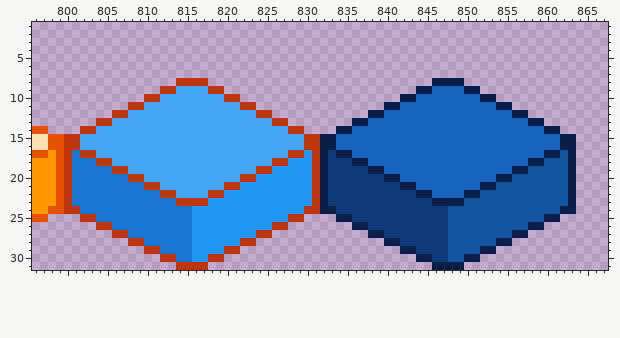
Two states of a pixel-art file, floor-tiles.aseprite. The picture above was drawn from the file before the commit.
1248x32 pixels, 1 frame. Colours within 5 levels of each other are drawn and written as one. Shown: x 796..867, y 1..31.
Once edited:
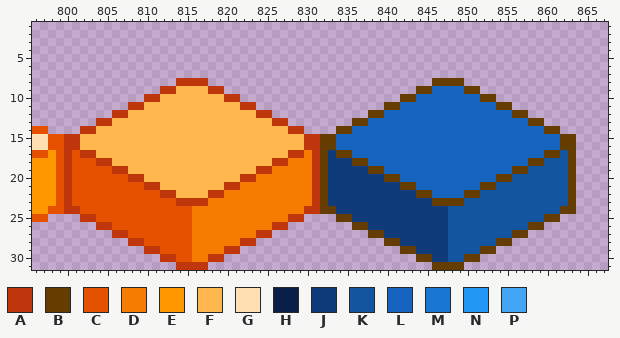
Palette (. is transparent): A #bf360c  B #663d00  C #e65100  D #f57c00  E #ff9800  F #ffb74d  G #ffe0b2  H #0a1e4a  J #0f3b7a  K #1455a0  L #1565c0  M #1976d2  N #2196f3  P #42a5f5
From the commit log: normal yellow orange tile
What changed:
Changed rows in their new state; - is an unchanged pixel.
first column x 801:
 8 ---------------------------------------------BBBB--------------
 9 -------------FFFF--------------------------BB----BB------------
10 -----------FFFFFFFF----------------------BB--------BB----------
11 ---------FFFFFFFFFFFF------------------BB------------BB--------
12 -------FFFFFFFFFFFFFFFF--------------BB----------------BB------
13 -----FFFFFFFFFFFFFFFFFFFF----------BB--------------------BB----
14 ---FFFFFFFFFFFFFFFFFFFFFFFF------BB------------------------BB--
15 -FFFFFFFFFFFFFFFFFFFFFFFFFFFF--BB----------------------------BB
16 -FFFFFFFFFFFFFFFFFFFFFFFFFFFF--BB----------------------------BB
17 C--FFFFFFFFFFFFFFFFFFFFFFFF--D-B-BB------------------------BB-B
18 CCC--FFFFFFFFFFFFFFFFFFFF--DDD-B---BB--------------------BB---B
19 CCCCC--FFFFFFFFFFFFFFFF--DDDDD-B-----BB----------------BB-----B
20 CCCCCCC--FFFFFFFFFFFF--DDDDDDD-B-------BB------------BB-------B
21 CCCCCCCCC--FFFFFFFF--DDDDDDDDD-B---------BB--------BB---------B
22 CCCCCCCCCCC--FFFF--DDDDDDDDDDD-B-----------BB----BB-----------B
23 CCCCCCCCCCCCC----DDDDDDDDDDDDD-B-------------BBBB-------------B
24 -CCCCCCCCCCCCCCDDDDDDDDDDDDDD--BB----------------------------BB
25 ---CCCCCCCCCCCCDDDDDDDDDDDD------BB------------------------BB--
26 -----CCCCCCCCCCDDDDDDDDDD----------BB--------------------BB----
27 -------CCCCCCCCDDDDDDDD--------------BB----------------BB------
28 ---------CCCCCCDDDDDD------------------BB------------BB--------
29 -----------CCCCDDDD----------------------BB--------BB----------
30 -------------CCDD--------------------------BB----BB------------
31 ---------------------------------------------BBBB--------------
Boxes around the changes in both pictures, in picture pixels (x1, y1, x2, y2):
changed: (72, 78, 576, 270)
